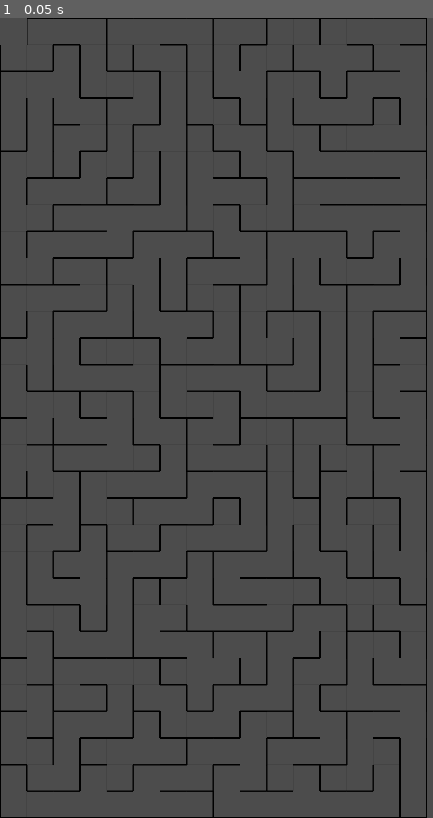
Above: before the commit, frame 1.
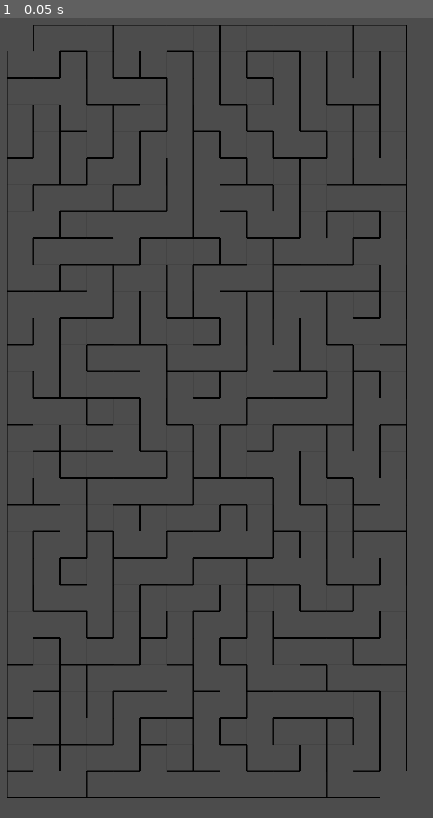
Above: after the commit, the same moment.

Repository: Ash-Kay/SuperMaze
Game: Godot game, scene res://Scene/Main.tscn
Two runs of this game, one before a commit and one after it. Both use one fixed random seed, a clock stepped at 60 frames per second and the inputs below.
Inputs:
- Up to frame 1 (0.05 s): no input

The runs differ from the first frame. In frame 1, 14% of the frame differs, in the area x 0-99%, y 0-100%.

Commit message:
added swipe

Diff:
--- a/Scene/Main.tscn
+++ b/Scene/Main.tscn
@@ -6,8 +6,8 @@
 [node name="Node" type="Node" index="0"]
 
 script = ExtResource( 1 )
-x_start = 0.0
-y_start = 0.0
+x_margin = 32.0
+y_margin = 32.0
 
 [node name="TileMap" type="TileMap" parent="." index="0"]
 
@@ -28,7 +28,7 @@
 occluder_light_mask = 1
 format = 1
 tile_data = PoolIntArray( -2883516, 0, 0, -2883515, 0, 0, -2883514, 0, 0, -2817977, 0, 0, -2817976, 0, 0, -2817975, 0,  …(2905 unchanged characters)…
-_sections_unfolded = [ "Cell", "Transform" ]
+_sections_unfolded = [ "Transform" ]
 
 [node name="Line2D" type="Line2D" parent="." index="1"]
 
--- a/Script/Main.gd
+++ b/Script/Main.gd
@@ -1,7 +1,7 @@
 extends Node
 
-export(float) var x_start = 0.0
-export(float) var y_start = 0.0
+export(float) var x_margin = 0
+export(float) var y_margin = 0
 
 const N = 1
 const E = 2
@@ -15,25 +15,47 @@
 var width = 30  # width of map (in tiles)
 var height = 40  # height of map (in tiles)
 var scr_size = OS.window_size
-var curr_touch_pos = Vector2(0, 0)
-var prev_touch_pos = Vector2(-1, 0)
+
+var curr_touch_grid = Vector2(0, 0)
+var prev_touch_grid = Vector2(0, 0)
+var base_touch_pos = Vector2(1080/2, 1920/2)
+var curr_touch_pos
+var curr_swipe_dir
+
 var line_points = []
+var cool_down_timer
+var can_draw = true
 
 # get a reference to the map for convenience
 onready var Map = $TileMap
 onready var Line = $Line2D
 
+#+++++++++++++++++++++++++ READY AND PROCESS +++++++++++++++++++++++++
+
 func _ready():
 	randomize()
+
+	cool_down_timer = Timer.new()
+	cool_down_timer.set_one_shot(true)
+	cool_down_timer.set_wait_time(0.5)
+	cool_down_timer.connect("timeout", self, "on_timeout_complete")
+	add_child(cool_down_timer)
+
 	print(OS.window_size)
 	tile_size = Map.cell_size
 
-	width = floor(1080 / tile_size.x)
-	height = floor(1920 / tile_size.y)
+	width = floor((1080 - 2 * x_margin) / tile_size.x)
+	height = floor((1920 - 2 * y_margin) / tile_size.y)
 
 	print(String(width)+" "+String(height))
+	#centre the map
+	Map.position = Vector2(x_margin/2, y_margin/2)
+	make_maze()
 
-	make_maze()
+func _process(delta):
+	touch_input()
+
+#+++++++++++++++++++++++++ MAZE GENRATION +++++++++++++++++++++++++
 
 func check_neighbors(cell, unvisited):
 	# returns an array of cell's unvisited neighbors
@@ -72,44 +94,92 @@
 			current = stack.pop_back()
 		#yield(get_tree(), "idle_frame")
 
-		#set first open
-		Map.set_cellv( Vector2(0, 0), Map.get_cellv(Vector2(0, 0)) - 8)
+		#set first and last open
+		Map.set_cellv( Vector2(0, 0), Map.get_cellv(Vector2(0, 0)) - W)
+		Map.set_cellv( Vector2(width-1, height-1), Map.get_cellv(Vector2(width-1, height-1)) - E)
+
+#+++++++++++++++++++++++++ HELPER +++++++++++++++++++++++++
 
 func pixel_to_grid(pixel_cord):
-	var new_x = floor((pixel_cord.x - x_start)/tile_size.x)
-	var new_y = floor((pixel_cord.y - y_start)/tile_size.y)
+	var new_x = floor((pixel_cord.x - x_margin)/tile_size.x)
+	var new_y = floor((pixel_cord.y - y_margin)/tile_size.y)
 	#print(String(new_x) + " " + String(new_y))
 	return Vector2(new_x, new_y)
 
 func grid_to_pixel(grid_cord):
-	var new_x = x_start + grid_cord.x * tile_size.x + tile_size.x/2
-	var new_y = y_start + grid_cord.y * tile_size.y + tile_size.y/2
-	#print(String(new_x) + " " + String(new_y))
+	var new_x = x_margin/2 + grid_cord.x * tile_size.x + tile_size.x/2
+	var new_y = y_margin/2 + grid_cord.y * tile_size.y + tile_size.y/2
+	#print("pg: "+String(new_x) + " " + String(new_y))
 	return Vector2(new_x, new_y)
 
+func can_move():
+	if(cell_walls.has(curr_touch_grid - prev_touch_grid)):
+		#check if valid move
+		var dir = prev_touch_grid - curr_touch_grid
+		if(Map.get_cellv(curr_touch_grid) & cell_walls[dir]):
+			print("*Cant move")
+			return false
+	return true
+
+func on_timeout_complete():
+	can_draw = true
+
+#+++++++++++++++++++++++++ TOUCH MANAGE +++++++++++++++++++++++++
+
 func touch_input():
-	if Input.is_action_pressed("ui_click"):
-		curr_touch_pos = pixel_to_grid(get_viewport().get_mouse_position())
-		draw_line(curr_touch_pos)
-		#print("point added at: "+ String(grid_to_pixel(curr_touch_pos)))
+	if Input.is_action_just_pressed("ui_click") and can_draw:
+		 base_touch_pos = get_viewport().get_mouse_position()
+
+	if Input.is_action_pressed("ui_click") and can_draw:
+
+		#curr_touch_grid = pixel_to_grid(get_viewport().get_mouse_position())
+		#curr_swipe_dir  = get_swipe_dir()
+		if(can_move()):
+			curr_touch_grid +=  get_swipe_dir()
+			print(curr_touch_grid)
+			draw_line()
+
+		can_draw = false
+		cool_down_timer.start()
+		#print("point added at: "+ String(grid_to_pixel(curr_touch_grid)))
 		#pixel_to_grid(get_global_mouse_position())
 
-func draw_line(curr_touch_pos):
-	if(line_points.size()>2 and curr_touch_pos == line_points[line_points.size()-2]):
+func draw_line():
+	#if go back remove line point
+	if(line_points.size() > 2 and curr_touch_grid == line_points[line_points.size()-2]):
 		Line.remove_point(line_points.size()-1)
 		line_points.pop_back()
 
-	if(cell_walls.has(curr_touch_pos - prev_touch_pos)):
+	print("can move: "+ String(can_move()))
+
+	if(cell_walls.has(curr_touch_grid - prev_touch_grid)):
 		#check if valid move
-		var dir = prev_touch_pos - curr_touch_pos
-		if(Map.get_cellv(curr_touch_pos) & cell_walls[dir]):
+		var dir = prev_touch_grid - curr_touch_grid
+		if(Map.get_cellv(curr_touch_grid) & cell_walls[dir]):
 			print("*Cant move")
 			return
 
-		prev_touch_pos = curr_touch_pos
-		Line.add_point(grid_to_pixel(curr_touch_pos))
-		line_points.append(curr_touch_pos)
-		print("point added at: "+ String(grid_to_pixel(curr_touch_pos)))
+		prev_touch_grid = curr_touch_grid
+		Line.add_point(grid_to_pixel(curr_touch_grid))
+		line_points.append(curr_touch_grid)
+		#print("point added at: "+ String(grid_to_pixel(curr_touch_grid)))
 
-func _process(delta):
-	touch_input()
+func get_swipe_dir():
+	curr_touch_pos = get_viewport().get_mouse_position()
+	var dir = Vector2 (0, 0)
+	if(curr_touch_pos != base_touch_pos):
+		dir = curr_touch_pos - base_touch_pos
+		if(abs(dir.x)> abs(dir.y)):
+			dir.y = 0
+			if(dir.x > 0):
+				dir.x = 1
+			else:
+				dir.x = -1
+		else:
+			dir.x = 0
+			if(dir.y > 0):
+				dir.y = 1
+			else:
+				dir.y = -1
+	print(dir)
+	return dir
